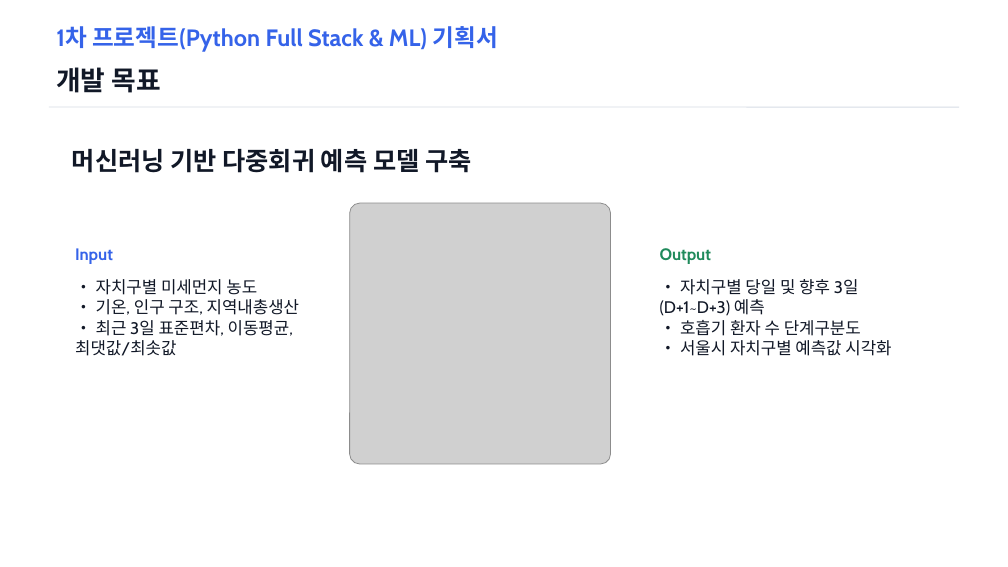
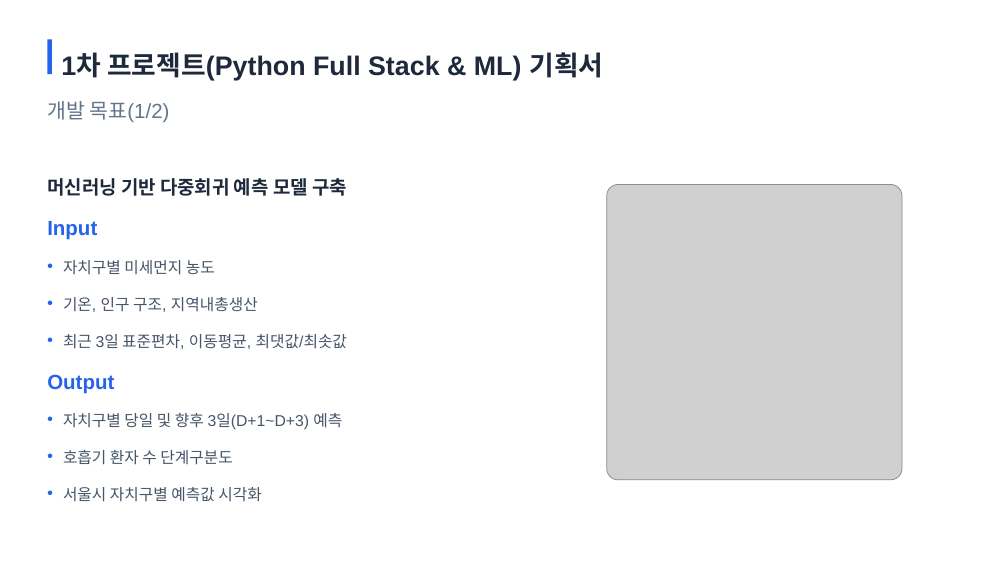
Before and after one commit to ahnjh97/JeongHyunAhn-AI-Project, a slide deck: slide 5 of 1. 프로젝트 수행 결과서.pptx. Drawn at 1008x567 pixels with LibreOffice and Linux fonts; fonts in the diff are those of the drawing; grey boxes stand for pictures; background and template pictures are left out. Boxes give left, top, right and bottom in pixels: in the first picture for what was removed or moved away, otherwise in the second. Text is boxed around its words. In the diff, an @@ line names an element or a change of style, - is before the commit and + after.

```diff
--- a/1. 프로젝트 수행 결과서.pptx
+++ b/1. 프로젝트 수행 결과서.pptx
@@ rectangle added at bbox=[47, 39, 51, 74], fill #2563EB @@
@@ text "1차 프로젝트(Python Full Stack & ...": place and size @@
-text "1차 프로젝트(Python Full Stack & ..." at bbox=[56, 26, 498, 52]
+text "1차 프로젝트(Python Full Stack & ..." at bbox=[61, 52, 603, 81]
@@ text "1차 프로젝트(Python Full Stack & ..." at bbox=[61, 52, 603, 81]: size 22.5 to 25.5 pt, font Cabin to Arial, text colour #3563E9 to #1E293B; line spacing 1 to 1.3 @@
@@ text at bbox=[47, 101, 170, 122]: text changed; size 25.5 to 19.5 pt; font Cabin to Arial; text colour #111827 to #64748B; bold off @@
-개발 목표
+개발 목표(1/2)
@@ line removed from (49, 107) to (960, 107) @@
@@ text "머신러닝 기반 다중회귀 예측 모델 ...": place and size @@
-text "머신러닝 기반 다중회귀 예측 모델 ..." at bbox=[72, 149, 471, 173]
+text "머신러닝 기반 다중회귀 예측 모델 ..." at bbox=[47, 178, 347, 196]
@@ text "머신러닝 기반 다중회귀 예측 모델 ..." at bbox=[47, 178, 347, 196]: size 24 to 18 pt, font Cabin to Arial, text colour #111827 to #1E293B; line spacing 1 to 1.6 @@
@@ text "Input": place and size @@
-text "Input" at bbox=[75, 248, 113, 264]
+text "Input" at bbox=[47, 221, 97, 240]
@@ text "Input" at bbox=[47, 221, 97, 240]: size 15.8 to 19.5 pt, font Cabin to Arial, text colour #3563E9 to #2563EB; line spacing 1 to 1.3 @@
@@ picture: place and size @@
-picture at bbox=[350, 203, 611, 464]
+picture at bbox=[607, 185, 903, 480]
@@ text added at bbox=[47, 247, 52, 270], 15 pt, text #2563EB, bold @@
+•
@@ text added at bbox=[63, 260, 215, 275], 15 pt, text #475569 @@
+자치구별 미세먼지 농도
@@ text added at bbox=[47, 284, 52, 307], 15 pt, text #2563EB, bold @@
+•
@@ text added at bbox=[63, 297, 258, 312], 15 pt, text #475569 @@
+기온, 인구 구조, 지역내총생산
@@ text removed at bbox=[660, 279, 891, 356] @@
-• 자치구별 당일 및 향후 3일(D+1~D+3) 예측
-• 호흡기 환자 수 단계구분도
-• 서울시 자치구별 예측값 시각화
@@ text added at bbox=[47, 321, 52, 344], 15 pt, text #2563EB, bold @@
+•
@@ text at bbox=[63, 334, 347, 349]: text changed; size 16 to 15 pt; font Cabin to Arial; text colour #111827 to #475569 @@
-• 자치구별 미세먼지 농도
-• 기온, 인구 구조, 지역내총생산
-• 최근 3일 표준편차, 이동평균, 최댓값/최솟값
+최근 3일 표준편차, 이동평균, 최댓값/최솟값
@@ text "Output": place and size @@
-text "Output" at bbox=[660, 248, 711, 264]
+text "Output" at bbox=[47, 374, 114, 394]
@@ text "Output" at bbox=[47, 374, 114, 394]: size 15.8 to 19.5 pt, font Cabin to Arial, text colour #1F8A5B to #2563EB; line spacing 1 to 1.3 @@
@@ text added at bbox=[47, 400, 52, 423], 15 pt, text #2563EB, bold @@
+•
@@ text added at bbox=[63, 413, 342, 430], 15 pt, text #475569 @@
+자치구별 당일 및 향후 3일(D+1~D+3) 예측
@@ text added at bbox=[47, 437, 52, 461], 15 pt, text #2563EB, bold @@
+•
@@ text added at bbox=[47, 474, 52, 498], 15 pt, text #2563EB, bold @@
+•
@@ text added at bbox=[63, 450, 232, 465], 15 pt, text #475569 @@
+호흡기 환자 수 단계구분도
@@ text added at bbox=[63, 487, 261, 502], 15 pt, text #475569 @@
+서울시 자치구별 예측값 시각화
```
Also in this commit, not shown: 26 other slides changed, 8 slides added, 10 slides removed.
